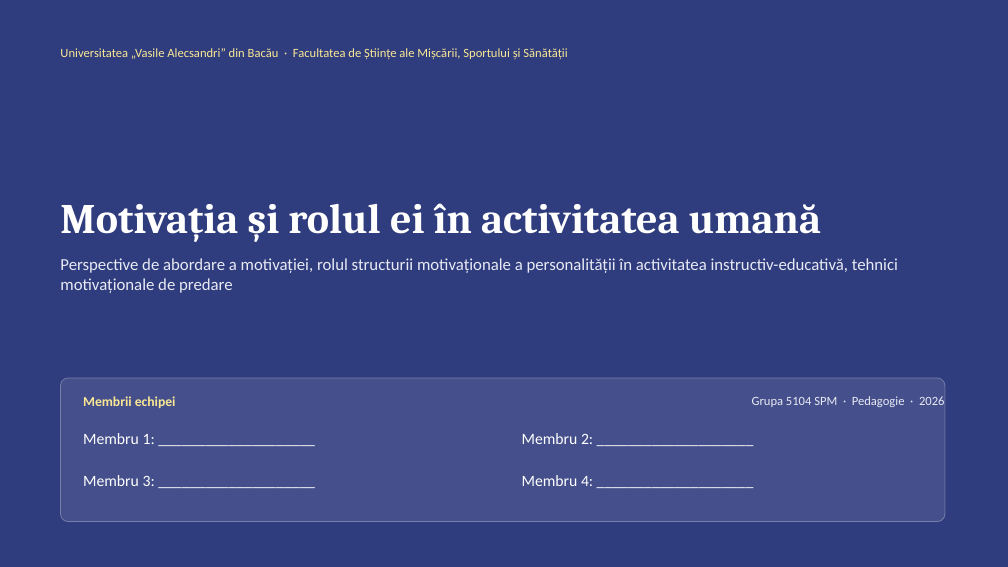
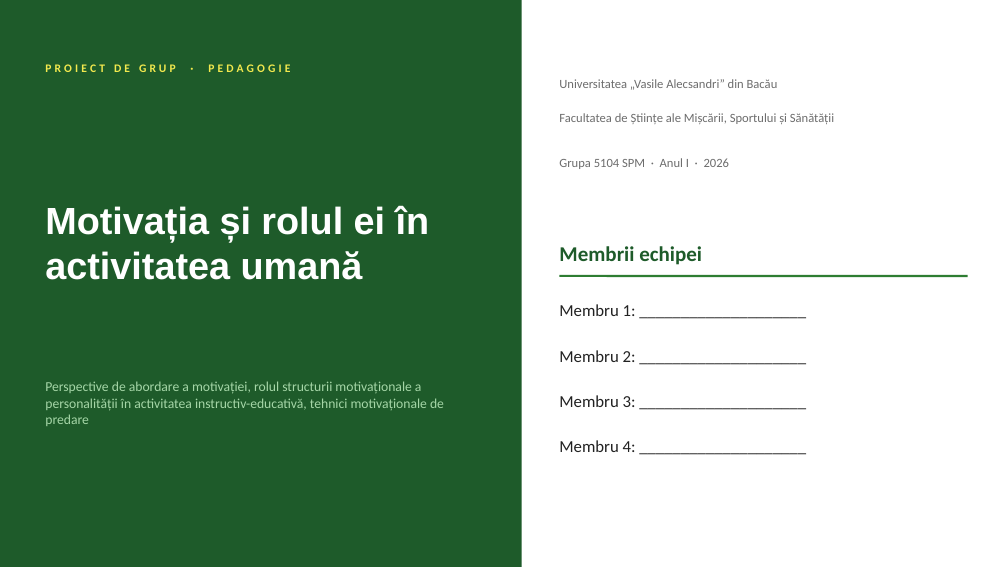
Before and after one commit to uskatu/aplicatie-autorulate, a slide deck: slide 1 of transfer/Motivatia_Proiect_Grupa5104.pptx. Drawn at 1008x567 pixels with LibreOffice and Linux fonts; fonts in the diff are those of the drawing. Boxes give left, top, right and bottom in pixels: in the first picture for what was removed or moved away, otherwise in the second. Text is boxed around its words. In the diff, an @@ line names an element or a change of style, - is before the commit and + after.

```diff
--- a/transfer/Motivatia_Proiect_Grupa5104.pptx
+++ b/transfer/Motivatia_Proiect_Grupa5104.pptx
@@ background #2F3C7E to #FFFFFF @@
@@ rectangle added at [0, 0, 522, 567], fill #1E5B2A @@
@@ text added at [45, 64, 290, 72], 11 pt, text #F2E94E, bold @@
+PROIECT DE GRUP · PEDAGOGIE
@@ text added at [559, 79, 778, 90], 12 pt, text #6D6D6D @@
+Universitatea „Vasile Alecsandri” din Bacău
@@ text at [559, 113, 834, 124]: text changed; text colour #F9E795 to #6D6D6D @@
-Universitatea „Vasile Alecsandri” din Bacău · Facultatea de Științe ale Mișcării, Sportului și Sănătății
+Facultatea de Științe ale Mișcării, Sportului și Sănătății
@@ title "Motivația și rolul ei în ...": place and size @@
-title "Motivația și rolul ei în ..." at [60, 203, 821, 242]
+title "Motivația și rolul ei în ..." at [45, 205, 430, 280]
@@ title "Motivația și rolul ei în ..." at [45, 205, 430, 280]: size 40 to 36 pt, font Cambria to Arial; vertical alignment bottom to middle @@
@@ text at [559, 158, 730, 169]: text changed; text colour #E8EAF3 to #6D6D6D @@
-Grupa 5104 SPM · Pedagogie · 2026
+Grupa 5104 SPM · Anul I · 2026
@@ text "Membrii echipei": place and size @@
-text "Membrii echipei" at [83, 396, 176, 408]
+text "Membrii echipei" at [559, 246, 702, 265]
@@ text "Membrii echipei" at [559, 246, 702, 265]: size 13 to 20 pt, text colour #F9E795 to #1E5B2A @@
@@ text "Membru 1: ____________________": place and size @@
-text "Membru 1: ____________________" at [83, 433, 155, 444]
+text "Membru 1: ____________________" at [559, 304, 636, 316]
@@ line added from (560, 276) to (968, 276), #2E7D32 2 pt @@
@@ text "Membru 2: ____________________": place and size @@
-text "Membru 2: ____________________" at [522, 433, 593, 444]
+text "Membru 2: ____________________" at [559, 350, 636, 362]
@@ text "Perspective de abordare a motivației, ...": place and size @@
-text "Perspective de abordare a motivației, ..." at [60, 258, 898, 293]
+text "Perspective de abordare a motivației, ..." at [45, 381, 444, 426]
@@ text "Perspective de abordare a motivației, ..." at [45, 381, 444, 426]: size 16 to 13 pt, text colour #E8EAF3 to #A5D6A7 @@
@@ rounded rectangle removed at [60, 378, 945, 522] @@
@@ size 15 to 16 pt, text colour #FFFFFF to #222222 in 4 elements at [559, 440, 636, 452], [559, 350, 636, 362], [559, 304, 636, 316], [559, 395, 636, 407] @@
@@ text "Membru 3: ____________________": place and size @@
-text "Membru 3: ____________________" at [83, 475, 155, 486]
+text "Membru 3: ____________________" at [559, 395, 636, 407]
@@ text "Membru 4: ____________________": place and size @@
-text "Membru 4: ____________________" at [522, 475, 593, 486]
+text "Membru 4: ____________________" at [559, 440, 636, 452]
```
Also in this commit, not shown: 29 other slides changed.
